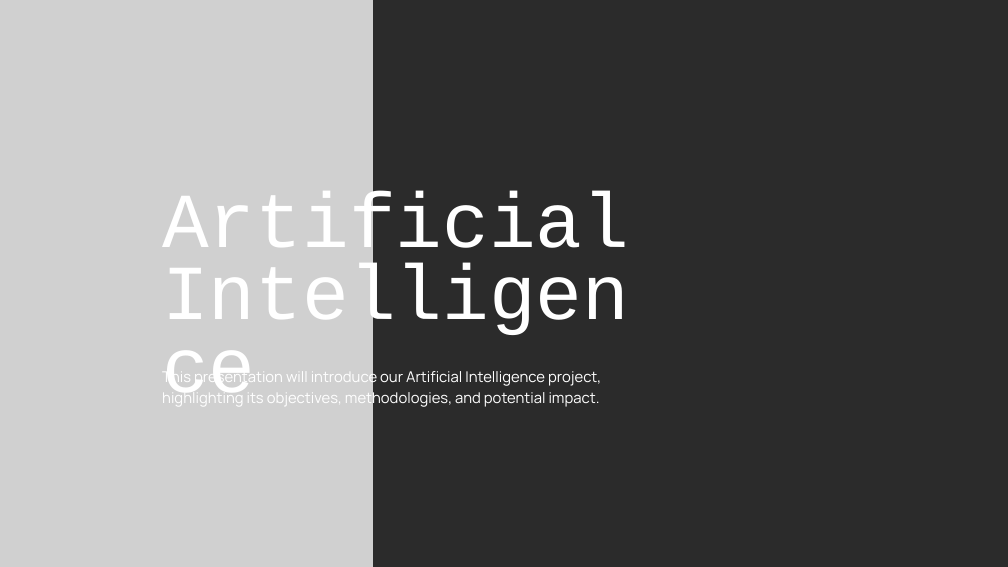
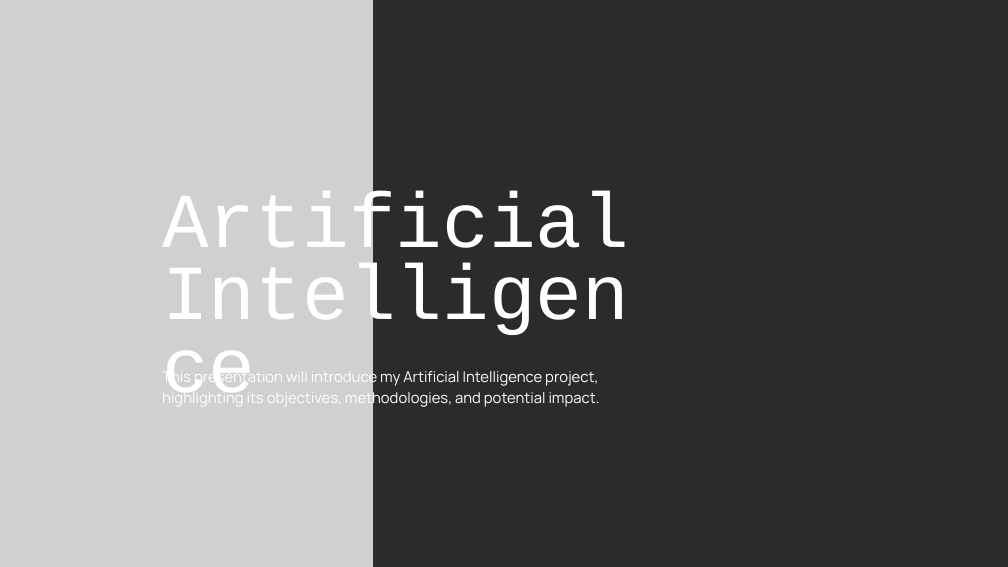
Before and after one commit to alperenvess/AI_Therapist, a slide deck: slide 1 of Docs/AI-Therapist_ML.pptx. Drawn at 1008x567 pixels with LibreOffice and Linux fonts; fonts in the diff are those of the drawing; grey boxes stand for pictures; background and template pictures are left out; a plain dark background stands for a picture behind light text. Boxes give left, top, right and bottom in pixels: in the first picture for what was removed or moved away, otherwise in the second. Text is boxed around its words. In the diff, an @@ line names an element or a change of style, - is before the commit and + after.

Commit message:
Engineering project documents submission

```diff
--- a/Docs/AI-Therapist_ML.pptx
+++ b/Docs/AI-Therapist_ML.pptx
@@ text at (162, 369, 600, 408): text changed @@
-This presentation will introduce our Artificial Intelligence project, highlighting its objectives, methodologies, and potential impact.
+This presentation will introduce my Artificial Intelligence project, highlighting its objectives, methodologies, and potential impact.
```
Also in this commit, not shown: 5 other files.
